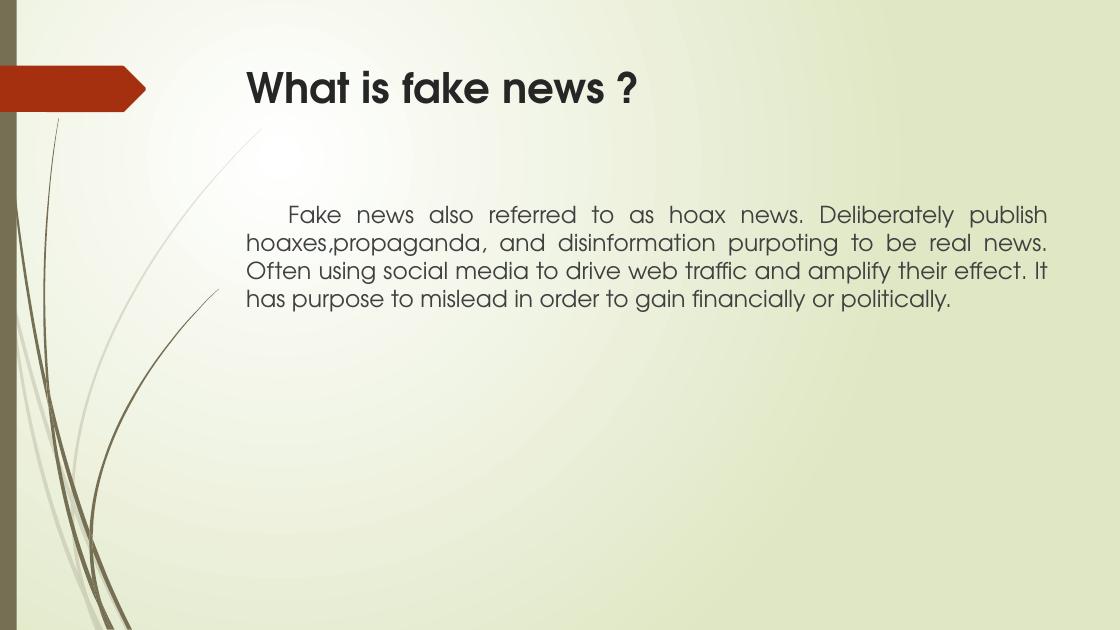
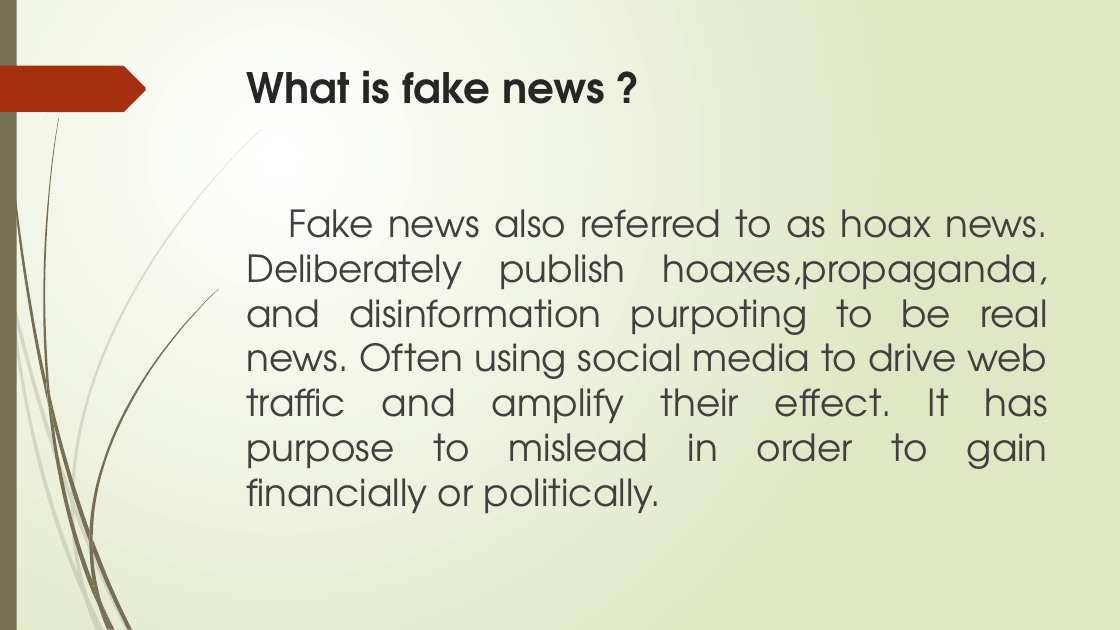
Before and after one commit to dimasmamot/PENS-IT-S6, a slide deck: slide 2 of Bahasa Inggris 6/How effective is media verification in stopping fake.pptx. Drawn at 1120x630 pixels with LibreOffice and Linux fonts; fonts in the diff are those of the drawing. Boxes give left, top, right and bottom in pixels: in the first picture for what was removed or moved away, otherwise in the second. Text is boxed around its words. In the diff, an @@ line names an element or a change of style, - is before the commit and + after.

```diff
--- a/Bahasa Inggris 6/How effective is media verification in stopping fake.pptx
+++ b/Bahasa Inggris 6/How effective is media verification in stopping fake.pptx
@@ text "Fake news also referred to ..." at <box>246,209,1048,513</box>: size 20 to 32 pt @@
```
Also in this commit, not shown: 4 other slides changed, 6 slides added, 20 other files.
